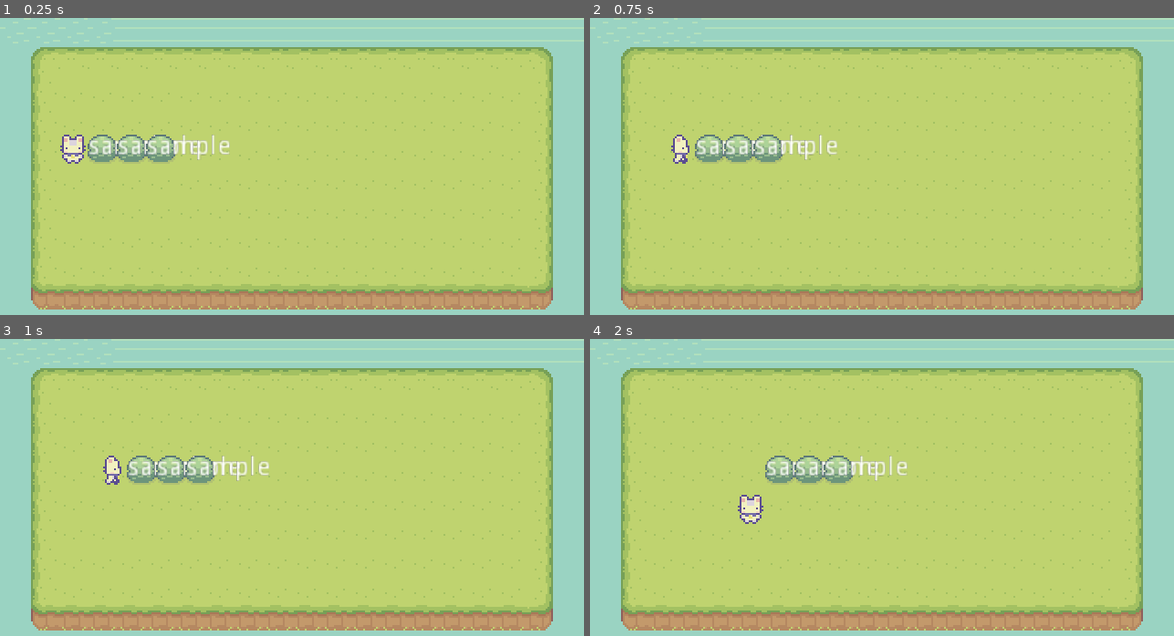
Above: before the commit, frames 1-4 (two rows, left to right).
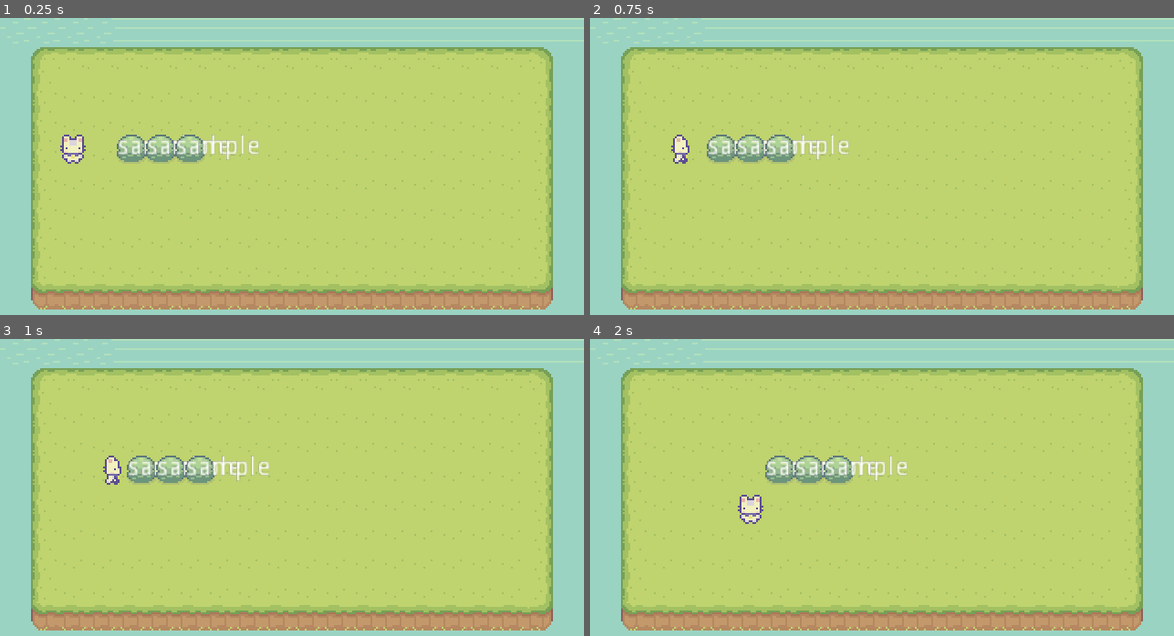
Above: after the commit, the same moments.

Repository: Women-in-Computing-at-RIT/WiC_Projects_RPG
Game: Godot game, scene res://Golisano/TilePuzzle.tscn
Same seed, same stepped clock (60 frames per second), same inputs: the game is played once before the commit and once after it.
Inputs:
- Up to frame 1 (0.25 s): no input
- Up to frame 2 (0.75 s): tap Enter at 0.5 s; hold Right (ui_right) from 0.53 s (still down)
- Up to frame 3 (1 s): keep holding Right (ui_right)
- Up to frame 4 (2 s): release Right (ui_right) at 1.28 s; hold Down (ui_down) from 1.28 s (still down)

The runs differ from the first frame. In frame 1, 1.0% of the frame differs, in the area x 15-45%, y 39-49%; in frame 2, 1.5%, in the area x 17-45%, y 39-49%; in frame 3, nothing differs; in frame 4, nothing differs.

Commit message:
Dynamic collider sizing, ray creation

Diff:
--- a/Golisano/AxisAlignedBody/AxisAlignedBody2D.gd
+++ b/Golisano/AxisAlignedBody/AxisAlignedBody2D.gd
@@ -2,5 +2,55 @@
 
 class_name AxisAlignedBody2D
 
+export var collider_size = Vector2.ONE
+export var is_movable = true
+
+var ray: RayCast2D
+
 func _ready():
 	position = position.snapped(Vector2.ONE * Properties.TILE_SIZE)
+	add_collider()
+	add_ray()
+
+func has_collider() -> bool:
+	return collider_size.x != 0 and collider_size.y != 0
+
+func add_ray():
+	if not is_movable or not has_collider():
+		return
+
+	ray = RayCast2D.new()
+
+	var cast = collider_size * (Properties.TILE_SIZE / 2)
+	var transform = Transform2D(0, cast)
+
+	ray.set_transform(transform)
+	ray.set_enabled(true)
+	cast_ray(Vector2(0, Properties.TILE_SIZE))
+
+	add_child(ray)
+
+func add_collider():
+	if not has_collider():
+		return
+
+	var collider = CollisionShape2D.new()
+	var rect = RectangleShape2D.new()
+	rect.extents = collider_size * (Properties.TILE_SIZE / 2)
+	collider.shape = rect
+
+	collider.position = rect.extents
+	add_child(collider)
+
+# Re-casts the direction ray, if it exists, according to a motion vector and the collider size.
+# motion - a vector multiple of TILE_SIZE
+func cast_ray(motion: Vector2):
+	if ray == null:
+		return
+
+	var cast = Vector2(motion.x * collider_size.x, motion.y * collider_size.y)
+	ray.set_cast_to(cast)
+	ray.force_raycast_update()
+
+func is_ray_colliding():
+	return ray != null and ray.is_colliding()
--- a/Golisano/GridPlayer/GridPlayer.gd
+++ b/Golisano/GridPlayer/GridPlayer.gd
@@ -8,11 +8,11 @@
 onready var animationTree = $AnimationTree
 onready var animationState = animationTree.get("parameters/playback")
 
-onready var ray = $RayCast2D
+#onready var ray = $RayCast2D
 
 func _ready():
 	animationTree.active = true
-	._ready()
+	property_list_changed_notify()
 #	position = position.snapped(Vector2.ONE * Properties.TILE_SIZE)
 
 func _process(delta):
@@ -56,52 +56,30 @@
 
 # Determines whether an object can be pushed
 func is_object_pushable(obj: Object) -> bool:
-	return obj.get_class() == "KinematicBody2D"
+	return obj is AxisAlignedBody2D
 
 # Attempts to push all objects lined up in the direction of a motion vector
 func try_push(motion_vector: Vector2):
 	if not ray.is_colliding():
 		return
 
-	var first = ray.get_collider()
-
-	if not is_object_pushable(first):
+	if not is_object_pushable(ray.get_collider()):
 		return
 
-	# Approach:
-	#  - Create a 'mobile' raycast that moves from object to object in a straight line (motion vec)
-	#  - If an unpushable object is encountered, pushing fails
-	#  - If the cast does not collide with anything after being moved, pushing succeeds
-	var qray = RayCast2D.new()
-
-	# Re-use ray transform so the new raycast is positioned at the center of the object
-	qray.set_transform(ray.get_transform())
-
-	qray.set_enabled(true)
-	qray.set_cast_to(motion_vector)
-
-	first.add_child(qray)
-	qray.force_raycast_update()
+	var obj = ray.get_collider() as AxisAlignedBody2D
+	obj.cast_ray(motion_vector)
 
 	# Objects to push
-	var objects = [first]
+	var objects = [obj]
 
-	while (qray.is_colliding()):
-		var obj = qray.get_collider()
-		qray.get_parent().remove_child(qray)
+	while (obj.is_ray_colliding()):
 
-		if is_object_pushable(obj):
-			objects.append(obj)
-		else:
-			# A non-pushable object is encountered - pushing cannot proceed
+		var collider = obj.ray.get_collider()
+		if not is_object_pushable(collider):
 			return
-
-		# Add the raycast to the current object
-		obj.add_child(qray)
-		qray.force_raycast_update()
-
-	# Terminate the ray
-	qray.queue_free()
+		obj = collider as AxisAlignedBody2D
+		obj.cast_ray(motion_vector)
+		objects.append(obj)
 
 	for i in range(objects.size() - 1, -1, -1):
 		move(objects[i], motion_vector)
@@ -117,8 +95,9 @@
 
 # Determines whether the player can move according to a motion vector
 func can_move(motion_vector: Vector2) -> bool:
-	ray.set_cast_to(motion_vector)
-	ray.force_raycast_update()
+	cast_ray(motion_vector)
+#	ray.set_cast_to(motion_vector)
+#	ray.force_raycast_update()
 	return not ray.is_colliding()
 
 # Start animating the player movement
--- a/Golisano/GridPlayer/GridPlayer.tscn
+++ b/Golisano/GridPlayer/GridPlayer.tscn
@@ -1,10 +1,7 @@
-[gd_scene load_steps=38 format=2]
+[gd_scene load_steps=37 format=2]
 
 [ext_resource path="res://Golisano/GridPlayer/GridPlayer.gd" type="Script" id=1]
 [ext_resource path="res://Sprites/Characters/Basic Charakter Spritesheet.png" type="Texture" id=3]
-
-[sub_resource type="RectangleShape2D" id=35]
-extents = Vector2( 8, 8 )
 
 [sub_resource type="Animation" id=36]
 resource_name = "Axe Down"
@@ -317,11 +314,6 @@
 hframes = 4
 vframes = 4
 frame = 1
-
-[node name="CollisionShape2D" type="CollisionShape2D" parent="."]
-position = Vector2( 8, 8 )
-rotation = -1.5708
-shape = SubResource( 35 )
 
 [node name="AnimationPlayer" type="AnimationPlayer" parent="."]
 "anims/Axe Down" = SubResource( 36 )
@@ -347,8 +339,4 @@
 parameters/Idle/blend_position = Vector2( -0.331023, 0.586207 )
 parameters/Run/blend_position = Vector2( 0, 0 )
 
-[node name="RayCast2D" type="RayCast2D" parent="."]
-position = Vector2( 8, 8 )
-enabled = true
-
 [connection signal="tween_completed" from="DeltaPos" to="." method="_on_DeltaPos_tween_completed"]
--- a/Golisano/Keyword/Keyword.tscn
+++ b/Golisano/Keyword/Keyword.tscn
@@ -1,10 +1,7 @@
-[gd_scene load_steps=4 format=2]
+[gd_scene load_steps=3 format=2]
 
 [ext_resource path="res://Sprites/Objects/Basic_Grass_Biom_things.png" type="Texture" id=1]
 [ext_resource path="res://Golisano/Keyword/Keyword.gd" type="Script" id=2]
-
-[sub_resource type="RectangleShape2D" id=1]
-extents = Vector2( 8, 8 )
 
 [node name="Keyword" type="KinematicBody2D"]
 script = ExtResource( 2 )
@@ -16,12 +13,7 @@
 vframes = 5
 frame = 28
 
-[node name="CollisionShape2D" type="CollisionShape2D" parent="."]
-position = Vector2( 8, 8 )
-shape = SubResource( 1 )
-
 [node name="RichTextLabel" type="RichTextLabel" parent="."]
-margin_right = 48.0
+margin_right = 52.0
 margin_bottom = 15.0
 text = "sample"
-fit_content_height = true
--- a/Golisano/TilePuzzle.tscn
+++ b/Golisano/TilePuzzle.tscn
@@ -52,11 +52,11 @@
 [node name="GridPlayer" parent="YSort" instance=ExtResource( 1 )]
 position = Vector2( 32, 64 )
 
-[node name="left" parent="YSort" instance=ExtResource( 2 )]
-position = Vector2( 48, 64 )
-
-[node name="middle" parent="YSort" instance=ExtResource( 2 )]
+[node name="1" parent="YSort" instance=ExtResource( 2 )]
 position = Vector2( 64, 64 )
 
-[node name="right" parent="YSort" instance=ExtResource( 2 )]
+[node name="2" parent="YSort" instance=ExtResource( 2 )]
 position = Vector2( 80, 64 )
+
+[node name="3" parent="YSort" instance=ExtResource( 2 )]
+position = Vector2( 96, 64 )
